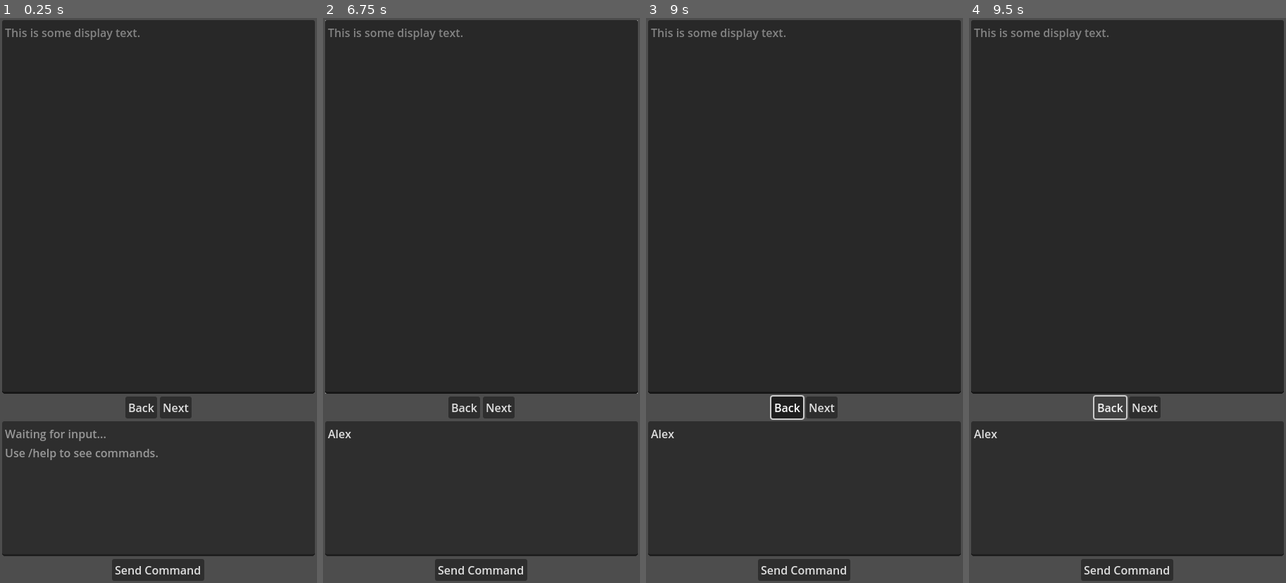
Above: before the commit, frames 1-4 (left to right).
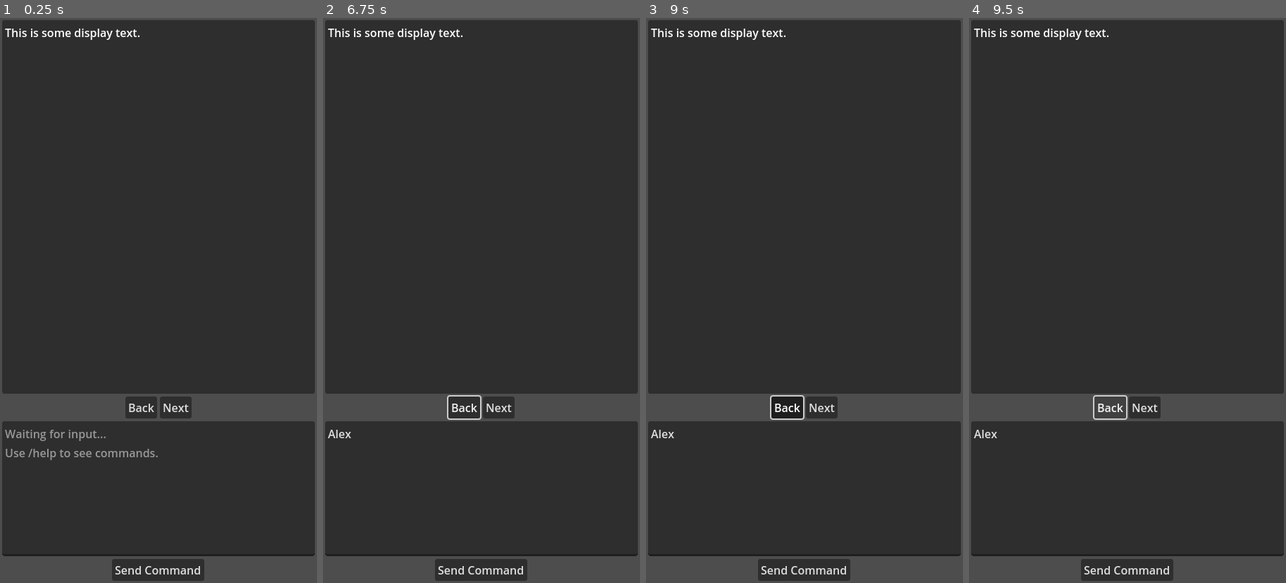
Above: after the commit, the same moments.

Repository: edmundmtang/gpt_mystery_game
Game: Godot game, scene res://Main.tscn
The game is run twice, just before and just after one commit, with the same random seed, the same clock (stepped at 60 frames per second) and the same inputs.
Inputs (mouse positions are in pixels of both pictures, inside the frame that each line leads up to):
- Up to frame 1 (0.25 s): no input
- Up to frame 2 (6.75 s): click (481, 486) at 0.52 s; type "Alex" at 0.6 s; click "Next" at 1.25 s; click "Next" at 2 s; click "Send Command" at 2.75 s; click "Send Command" at 3.5 s; click "Next" at 4.25 s; click "Send Command" at 5 s; click "Back" at 5.75 s; move the mouse to (551, 272) at 6.52 s; click (551, 272) at 6.67 s
- Up to frame 3 (9 s): move the mouse to (741, 328) at 7.27 s; click (741, 328) at 7.42 s; move the mouse to (836, 176) at 8.02 s; click (836, 176) at 8.17 s; move the mouse to (788, 413) at 8.77 s; click (788, 413) at 8.92 s
- Up to frame 4 (9.5 s): no input

The runs differ from the first frame. In frame 1, 0.5% of the frame differs, in the area x 0-100%, y 1-67%; in frame 2, 0.6%, in the area x 0-100%, y 0-72%; in frame 3, 0.5%; in frame 4, 0.5%.
Error in both runs: Cannot call method 'get_as_text' on a null value. (res://OpenAI_API.gd:9)

Commit message:
Change DisplayBox's TextEdit to a RichTextLabel so that it has more display flexibility

Diff:
--- a/godot/ChatGenerator.gd
+++ b/godot/ChatGenerator.gd
@@ -11,7 +11,8 @@
     ACTION
 }
 
-signal new_output_message(text: String)
+signal new_input_message(text: String, type: int)
+signal new_output_message(text: String, type: int)
 
 func _ready() -> void:
     openai_api = OpenAI_API.new()
@@ -32,7 +33,7 @@
 
 func add_input_message(text: String, type: int) -> void:
     var new_message := format_input(text, type)
-    GameState.messages.append(new_message)
+    new_input_message.emit(text, type)
 
 func prepare_messages(type: int) -> Array:
     # Format messages for chat completion call
--- a/godot/DisplayBox.gd
+++ b/godot/DisplayBox.gd
@@ -2,6 +2,7 @@
 extends MarginContainer
 
 var conversation: Array # An array of the messages that should be displayed.
+@onready var text_box = %RichTextLabel
 
 enum navigation {
     HELP,
@@ -11,3 +12,9 @@
     SUMMARY,
     EXIT,
 }
+
+func update_display(message: Dictionary) -> void:
+    # parse the dictionary of text information in message and then
+    # change what is displayed in text_box
+#    text_box.text =
+    pass
--- a/godot/DisplayBox.tscn
+++ b/godot/DisplayBox.tscn
@@ -20,14 +20,24 @@
 size_flags_vertical = 3
 horizontal_scroll_mode = 0
 
-[node name="TextEdit" type="TextEdit" parent="VBoxContainer/ScrollContainer"]
+[node name="PanelContainer" type="PanelContainer" parent="VBoxContainer/ScrollContainer"]
+layout_mode = 2
+size_flags_horizontal = 3
+size_flags_vertical = 3
+
+[node name="MarginContainer" type="MarginContainer" parent="VBoxContainer/ScrollContainer/PanelContainer"]
+layout_mode = 2
+theme_override_constants/margin_left = 4
+theme_override_constants/margin_top = 6
+theme_override_constants/margin_right = 4
+theme_override_constants/margin_bottom = 6
+
+[node name="RichTextLabel" type="RichTextLabel" parent="VBoxContainer/ScrollContainer/PanelContainer/MarginContainer"]
+unique_name_in_owner = true
 layout_mode = 2
 size_flags_horizontal = 3
 size_flags_vertical = 3
 text = "This is some display text."
-editable = false
-wrap_mode = 1
-caret_blink = true
 
 [node name="HBoxContainer" type="HBoxContainer" parent="VBoxContainer"]
 layout_mode = 2
--- a/godot/Main.gd
+++ b/godot/Main.gd
@@ -45,7 +45,11 @@
             chat_generator.add_input_message(text, type)
             chat_generator.continue_text(type)
     )
-    chat_generator.new_output_message.connect(
-        func(text) -> void:
+    chat_generator.new_input_message.connect(
+        func(text, type) -> void:
             GameState.messages.append(text)
     )
+    chat_generator.new_output_message.connect(
+        func(text, type) -> void:
+            GameState.messages.append(text)
+    )
